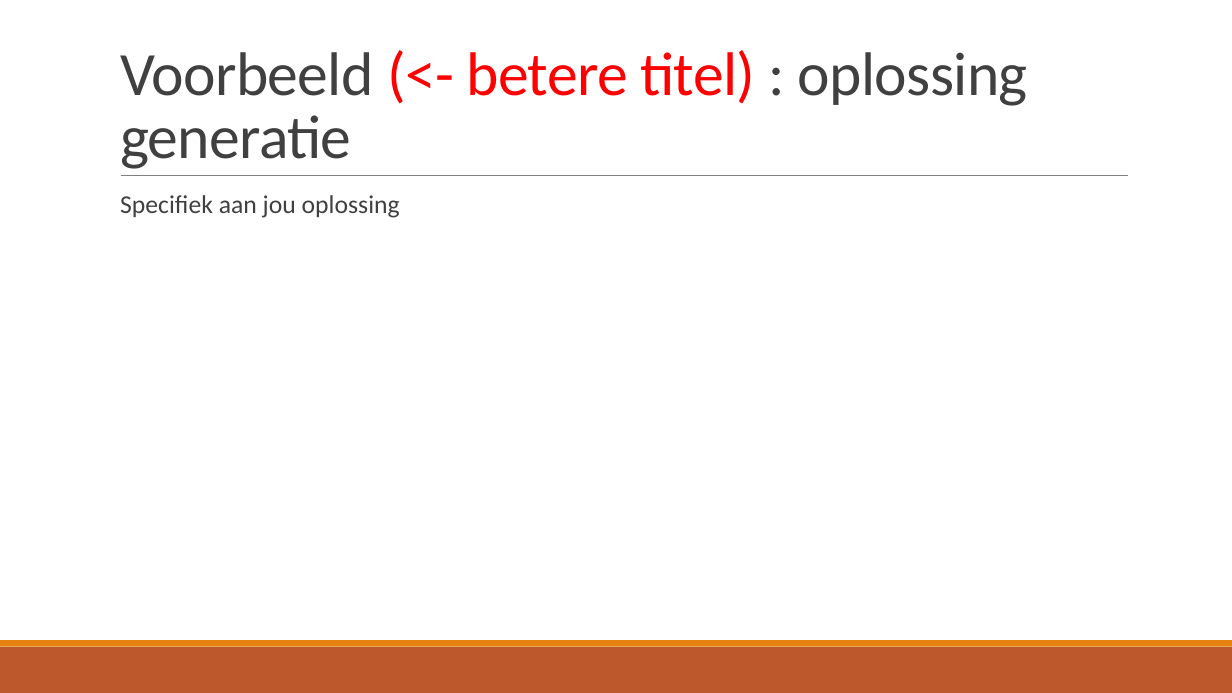
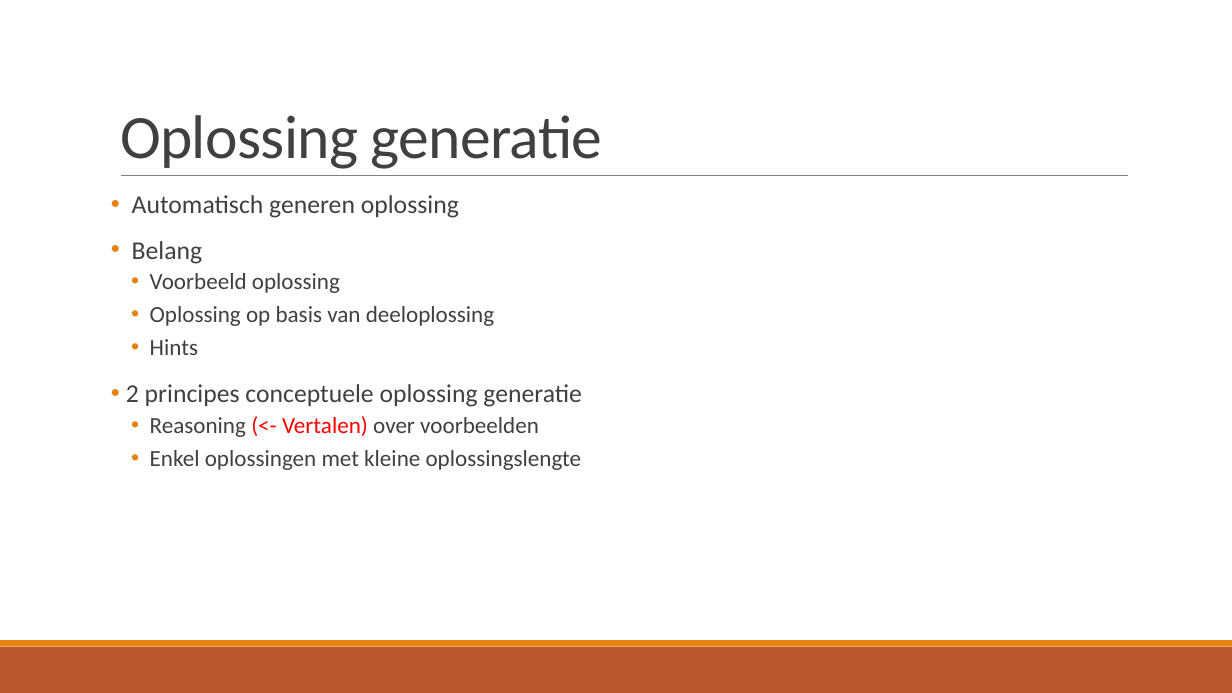
Before and after one commit to TomDeGroote/Bachelorproef, a slide deck: slide 7 of Opdracht 2/Literatuurstudie.pptx. Drawn at 1232x693 pixels with LibreOffice and Linux fonts; fonts in the diff are those of the drawing. Boxes give left, top, right and bottom in pixels: in the first picture for what was removed or moved away, otherwise in the second. Text is boxed around its words. In the diff, an @@ line names an element or a change of style, - is before the commit and + after.

```diff
--- a/Opdracht 2/Literatuurstudie.pptx
+++ b/Opdracht 2/Literatuurstudie.pptx
@@ title at <box>120,115,602,169</box>: text changed @@
-Voorbeeld (<- betere titel) : oplossing generatie
+Oplossing generatie
@@ text at <box>126,195,582,470</box>: text changed; size 20 to 18 pt @@
-  Specifiek aan jou oplossing
+• Automatisch generen oplossing
+• Belang
+  • Voorbeeld oplossing
+  • Oplossing op basis van deeloplossing
+  • Hints
+• 2 principes conceptuele oplossing generatie
+  • Reasoning (<- Vertalen) over voorbeelden
+  • Enkel oplossingen met kleine oplossingslengte
```
Also in this commit, not shown: 3 other slides changed, 2 slides added, 2 slides removed.
